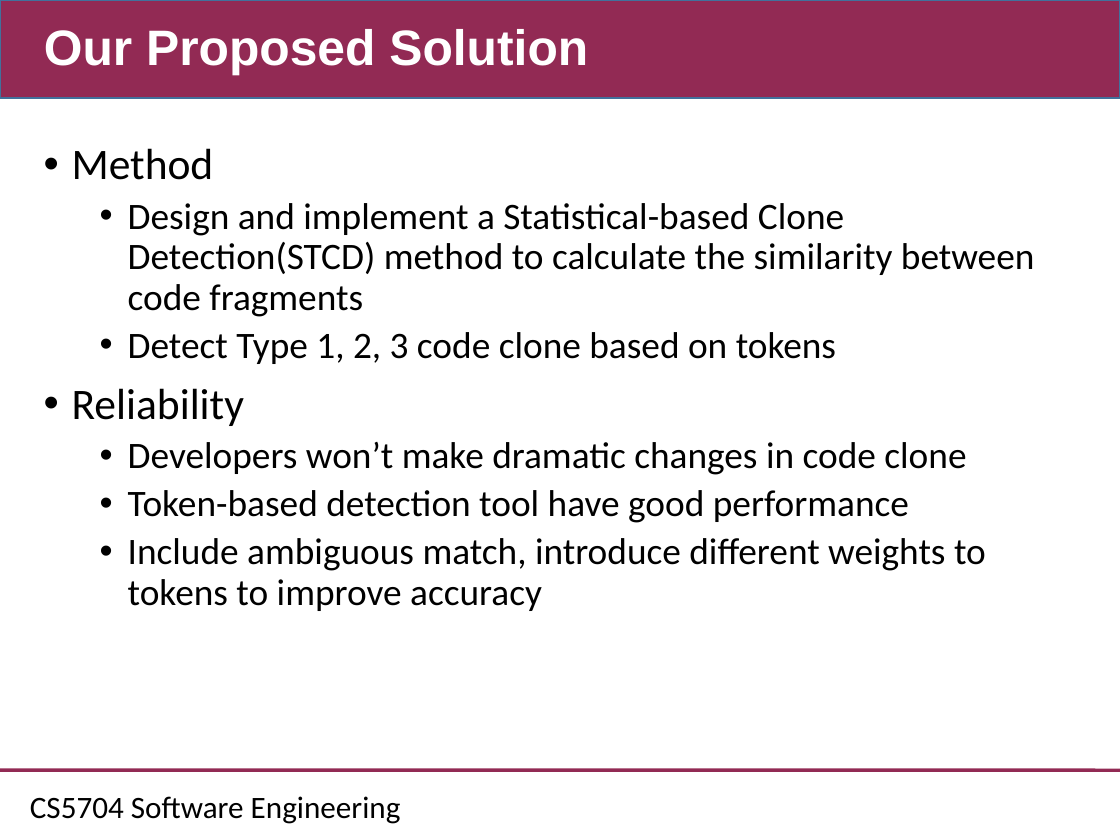
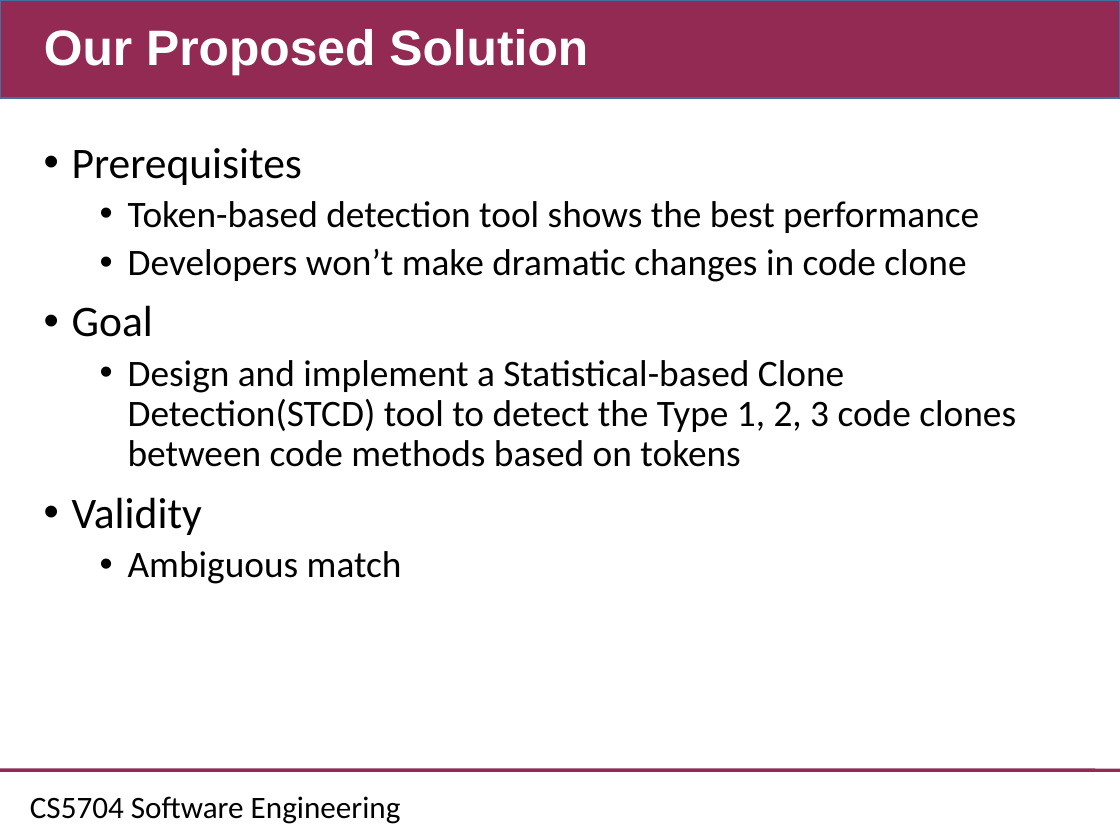
Before and after one commit to CSCC5704/Documents, a slide deck: slide 4 of CS5704_midpresentation.ppt (slide 6 before the commit). Drawn at 1120x840 pixels with LibreOffice and Linux fonts; fonts in the diff are those of the drawing; background and template pictures are left out. Boxes give left, top, right and bottom in pixels: in the first picture for what was removed or moved away, otherwise in the second. Text is boxed around its words. In the diff, an @@ line names an element or a change of style, - is before the commit and + after.

```diff
--- a/CS5704_midpresentation.ppt
+++ b/CS5704_midpresentation.ppt
@@ text at <box>72,148,979,233</box>: text changed @@
-• Method
-  • Design and implement a Statistical-based Clone Detection(STCD) method to calculate the similarity between code fragments
-  • Detect Type 1, 2, 3 code clone based on tokens
-• Reliability
+• Prerequisites
+  • Token-based detection tool shows the best performance
@@ text at <box>72,305,1016,584</box>: text changed @@
-  • Token-based detection tool have good performance
-  • Include ambiguous match, introduce different weights to tokens to improve accuracy
+• Goal
+  • Design and implement a Statistical-based Clone Detection(STCD) tool to detect the Type 1, 2, 3 code clones between code methods based on tokens
+• Validity
+  • Ambiguous match
```
Also in this commit, not shown: 6 other slides changed, 15 slides added, 4 slides removed, 1 other file.
